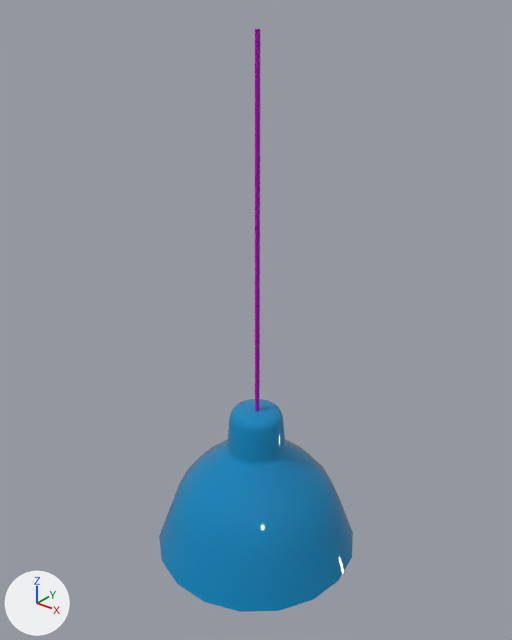
An edit to the FBX model Assets/ART/Meshes/GENERAL/SM_Ceiling_Lamp_01.fbx, drawn before and after from the same camera.
Before and after are seen from a camera (50 mm lens) standing at (1.053, -1.318, 1.556) and looking at (-0.004, 0.004, 0.736). Every picture has the same lights, and +X, +Y and +Z are marked at lower left. The first picture is the older version. Where no turn or scale is listed for an object, it has been applied to the vertices.

In view in the first picture: 'SM_Ceiling_Lamp_01'.
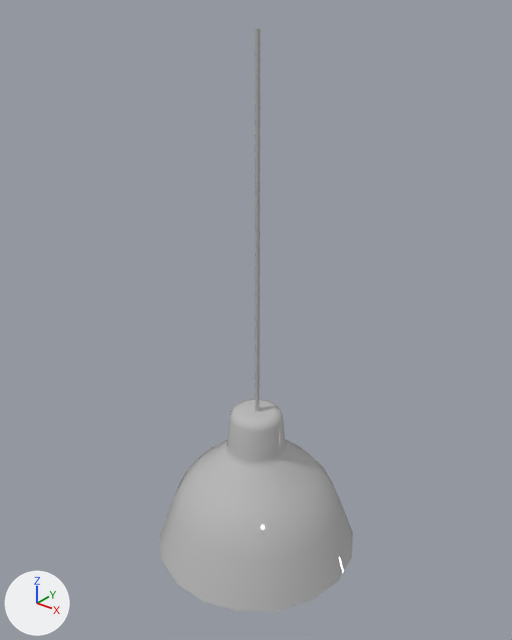
What differs and where, as boxes [x1, y1, x2, y2] in the pictures (512 x 640 px):
part 1 of me_mesh, recoloured (cyan to grey): [159, 399, 353, 612] in both
part 2 of me_mesh, recoloured (lighter): [255, 29, 260, 412] in both

The edits, one by one:
Material 'Default' (mat_default) is new.
Its base color is (0.5, 0.5, 0.5) (grey #bcbcbc).
Its roughness is 0.0.
me_mesh has 370 vertices, 364 faces and spans x -0.299..0.299, y -0.295..0.295, z 0.0..1.45.
me_mesh is used by ob_sm_ceiling_lamp_01; location (0.0, 0.0, 0.0).
me_mesh no longer uses material mat_m_lightbulb (yellow #ffd000).
me_mesh part 1: all 270 faces that had it switch from mat_m_metal_painted_02 (cyan #0086bc) to mat_default (grey #bcbcbc).
me_mesh part 2: all 4 faces that had it switch from mat_m_plastic_03 (pink #b500bc) to mat_default (grey #bcbcbc).
